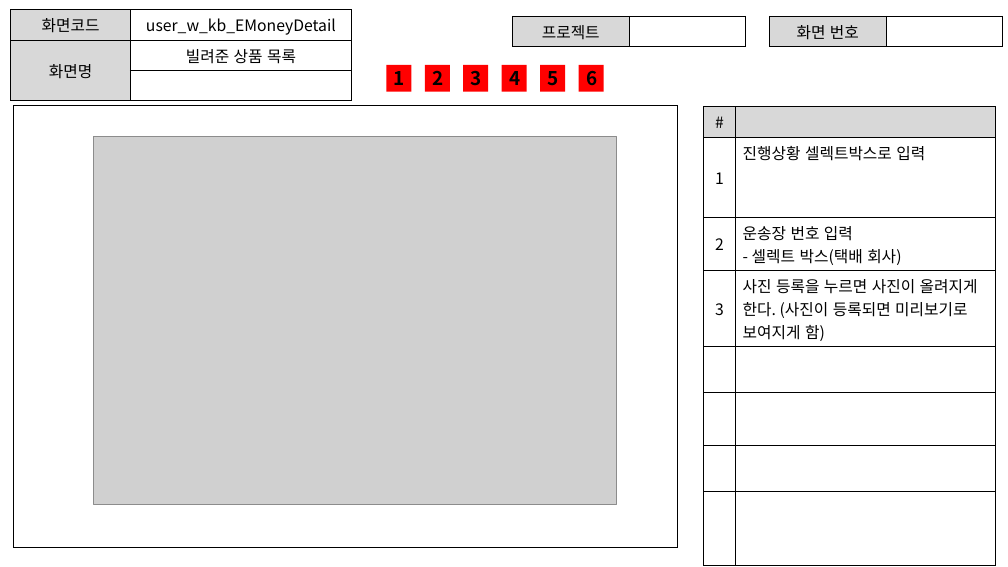
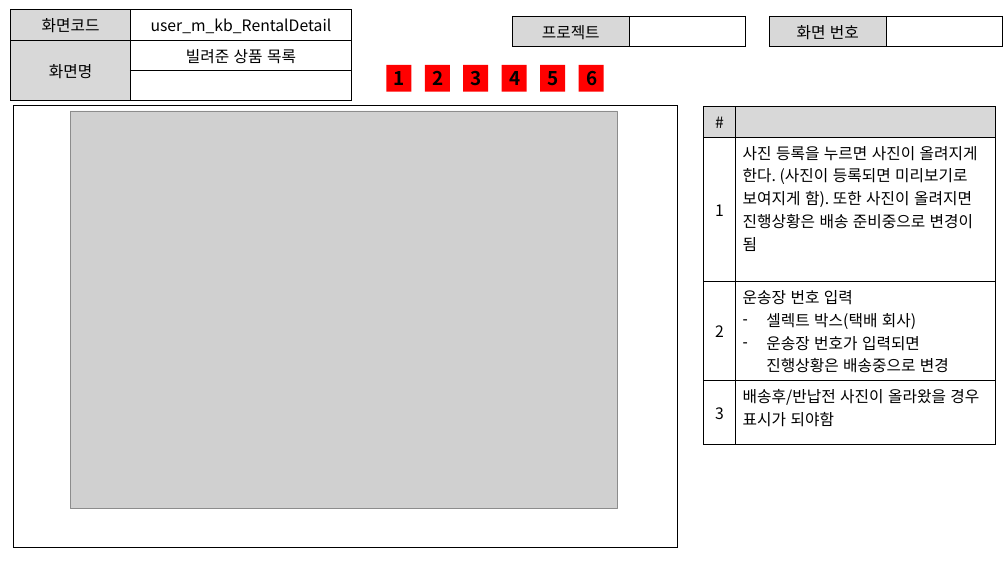
Before and after one commit to ezenteam2/RentalEquip, a slide deck: slide 6 of 0 발표용 파워포인트/0306 1차발표/0306 project04 - 파워포인트 - 기범.pptx (slide 8 before the commit). Drawn at 1008x567 pixels with LibreOffice and Linux fonts; fonts in the diff are those of the drawing; grey boxes stand for pictures. Boxes give left, top, right and bottom in pixels: in the first picture for what was removed or moved away, otherwise in the second. Text is boxed around its words. In the diff, an @@ line names an element or a change of style, - is before the commit and + after.

```diff
--- a/0 발표용 파워포인트/0306 1차발표/0306 project04 - 파워포인트 - 기범.pptx
+++ b/0 발표용 파워포인트/0306 1차발표/0306 project04 - 파워포인트 - 기범.pptx
@@ table at [11,10,352,89] @@
-row 1, column 2: user_w_kb_EMoneyDetail
+row 1, column 2: user_m_kb_RentalDetail
@@ picture: place and size @@
-picture at [94,136,617,504]
+picture at [70,111,618,509]
@@ table at [704,107,996,431] @@
-row 2: 1 | 진행상황 셀렉트박스로 입력
-row 3: 2 | 운송장 번호 입력 / - 셀렉트 박스(택배 회사)
-row 4: 3 | 사진 등록을 누르면 사진이 올려지게 한다. (사진이 등록되면 미리보기로 보여지게 함)
-row 5:  | 
-row 6:  | 
-row 7:  | 
-row 8:  | 
+row 2: 1 | 사진 등록을 누르면 사진이 올려지게 한다. (사진이 등록되면 미리보기로 보여지게 함). 또한 사진이 올려지면 진행상황은 배송 준비중으로 변경이 됨
+row 3: 2 | 운송장 번호 입력 / 셀렉트 박스(택배 회사) / 운송장 번호가 입력되면 진행상황은 배송중으로 변경
+row 4: 3 | 배송후/반납전 사진이 올라왔을 경우 표시가 되야함
```
Also in this commit, not shown: 3 other slides changed, 2 slides removed.
